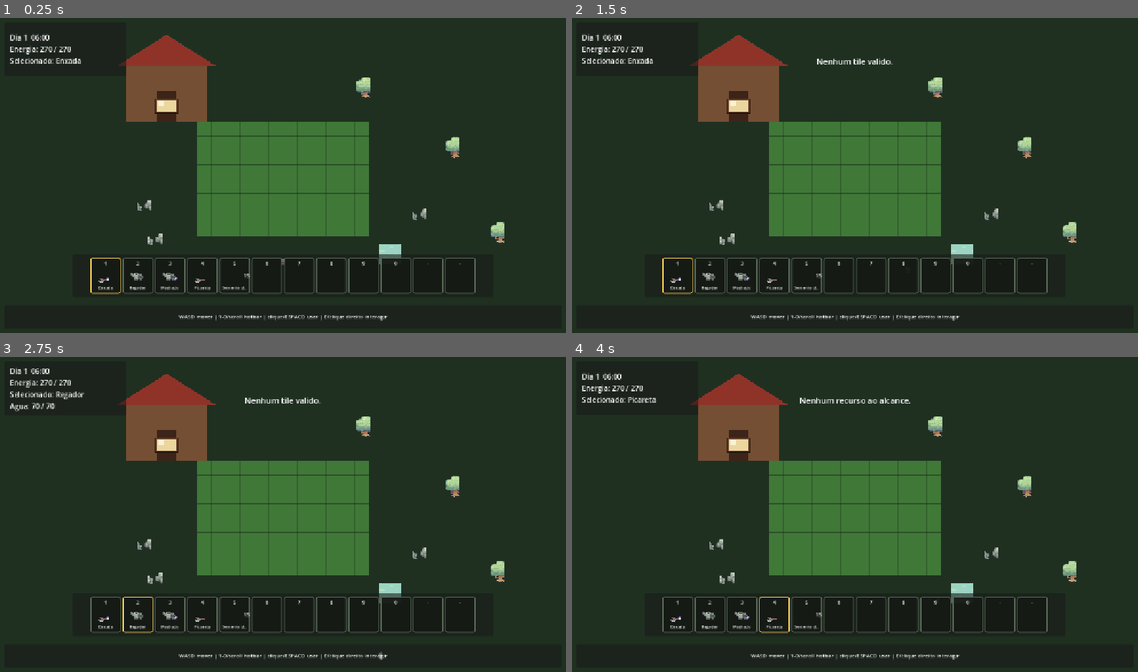
Above: before the commit, frames 1-4 (two rows, left to right).
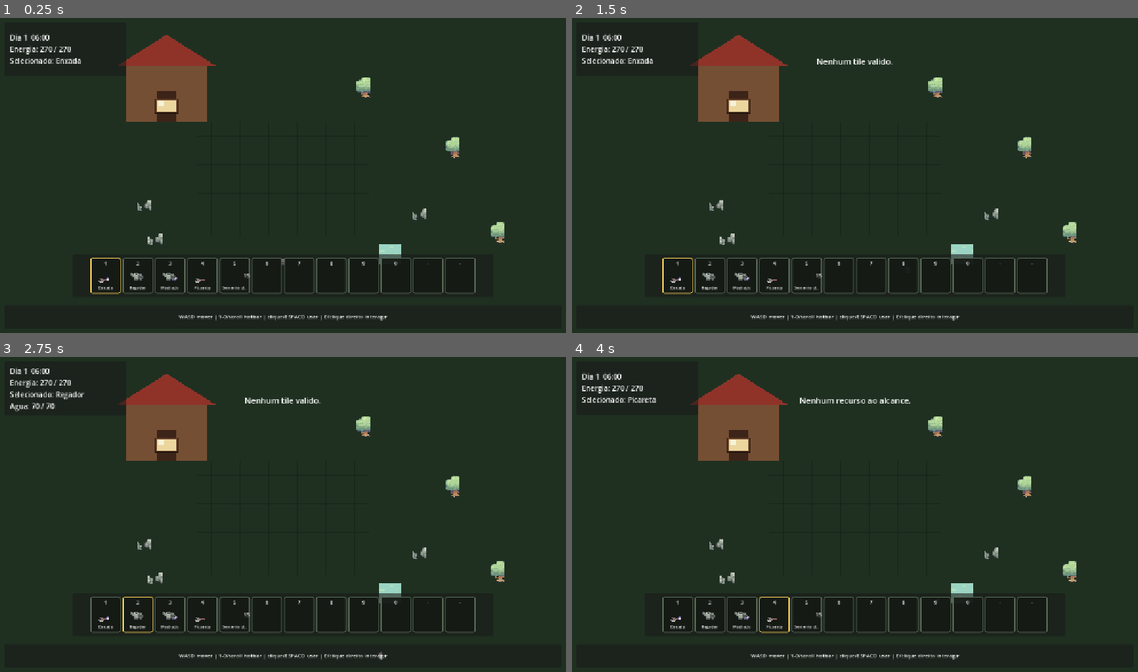
Above: after the commit, the same moments.

Repository: HelioConde/GameSlime
Game: Godot game, scene res://scenes/world/main.tscn
Same seed, same stepped clock (60 frames per second), same inputs: the game is played once before the commit and once after it.
Inputs (mouse positions are in pixels of both pictures, inside the frame that each line leads up to):
- Up to frame 1 (0.25 s): no input
- Up to frame 2 (1.5 s): tap Enter at 0.5 s; move the mouse to (979, 159) at 0.52 s; hold D 0.53-1.28 s; tap E at 0.6 s; click (979, 159) at 0.67 s; tap Space at 0.77, 1.25 s; move the mouse to (741, 191) at 1.27 s; hold S from 1.28 s (still down); tap 1 at 1.35 s
- Up to frame 3 (2.75 s): tap Space at 1.52 s; move the mouse to (339, 445) at 2.02 s; release S at 2.03 s; hold D from 2.03 s (still down); tap 2 at 2.1 s
- Up to frame 4 (4 s): move the mouse to (826, 577) at 2.77 s; release D at 2.78 s; hold W 2.78-3.53 s; tap 3 at 2.85 s; click (826, 577) at 2.92 s; tap Space at 3.02, 3.77 s; tap Enter at 3.5 s; move the mouse to (1024, 561) at 3.52 s; hold A from 3.53 s (still down); tap 4 at 3.6 s

The runs differ from the first frame. In frame 1, 11% of the frame differs, in the area x 34-66%, y 32-70%; in frame 2, 11%; in frame 3, 11%; in frame 4, 11%.

Commit message:
feat: render farm soil with Sprout Lands tiles

Diff:
--- a/scripts/world/farm_field.gd
+++ b/scripts/world/farm_field.gd
@@ -2,6 +2,10 @@
 extends Node2D
 
 const CROP_ATLAS: Texture2D = preload("res://assets/sprout_lands/crops/farming_plants.png")
+const GRASS_ATLAS: Texture2D = preload("res://assets/sprout_lands/tiles/grass_tiles.png")
+const SOIL_ATLAS: Texture2D = preload("res://assets/sprout_lands/tiles/tilled_dirt.png")
+const GRASS_SOURCE := Rect2(0, 64, 16, 16)
+const SOIL_SOURCE := Rect2(0, 64, 16, 16)
 
 signal cell_changed(cell: Vector2i)
 signal crop_planted(cell: Vector2i, crop: CropDefinition)
@@ -163,13 +167,13 @@
 			if data == null:
 				continue
 
-			var ground := Color(0.25, 0.47, 0.22, 1.0)
-			if data.tilled:
-				ground = Color(0.39, 0.25, 0.15, 1.0)
+			var source_texture := SOIL_ATLAS if data.tilled else GRASS_ATLAS
+			var source_rect := SOIL_SOURCE if data.tilled else GRASS_SOURCE
+			draw_texture_rect_region(source_texture, rect, source_rect)
+
 			if data.watered_today:
-				ground = Color(0.25, 0.19, 0.16, 1.0)
-
-			draw_rect(rect, ground)
+				draw_rect(rect, Color(0.05, 0.10, 0.14, 0.28), true)
+
 			draw_rect(rect, Color(0.08, 0.12, 0.08, 0.24), false, 1.0)
 
 			if data.crop != null:
